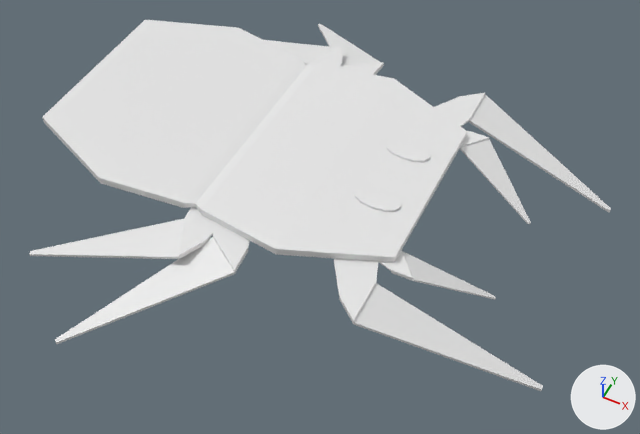
A saved change to the FBX model fr-artists/asset/models/Origami Models/spider_origami.fbx.
One viewpoint serves both versions: a camera (50 mm lens) standing at (0.768, 0.167, 0.776) and looking at (0.46, 0.783, 0.007). The axes (+X, +Y, +Z) are drawn at lower right. The lights are the same throughout. The older version comes first. Where no turn or scale is listed for an object, it has been applied to the vertices.
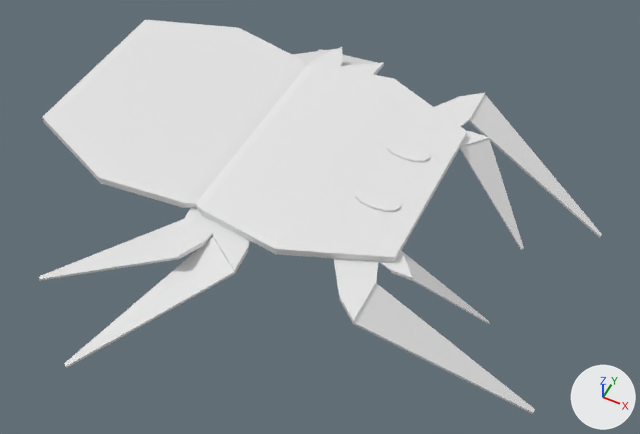
The newer file is also turned or shifted as a whole; pictures and numbers use the older file's frame.

Changed parts and their boxes (x1, y1, x2, y2) in the pictures (640 x 434 px; the box of a moved part takes in the faces that stretch with it):
'Box002', reshaped (6% taller): before (29, 20, 611, 391); after (39, 20, 602, 414)
part 1 of me_mesh, moved or reshaped: before (354, 94, 611, 391); after (354, 95, 602, 414)
part 2 of me_mesh, moved or reshaped: before (318, 24, 381, 66); after (318, 49, 377, 66)
part 3 of me_mesh, moved or reshaped: before (264, 40, 338, 65); after (292, 49, 336, 65)
part 4 of me_mesh, moved or reshaped: before (55, 237, 235, 344); after (64, 237, 235, 368)
part 5 of me_mesh, moved or reshaped: before (29, 218, 185, 259); after (39, 219, 185, 281)

The change in detail:
me_mesh is used by ob_box002; location (0.5083, 0.8079, 0.0775).
Before the commit, vertices of me_mesh: 69 (-0.212, 0.304, -0.067) at pixel (320, 24), 70 (-0.215, 0.302, -0.067) at pixel (317, 24), 71 (-0.215, 0.302, -0.07) at pixel (317, 26), 72 (-0.212, 0.304, -0.07).
Before the commit, vertices of me_mesh: 85 (-0.313, 0.222, -0.068), 86 (-0.315, 0.218, -0.068), 87 (-0.315, 0.218, -0.071), 88 (-0.313, 0.222, -0.071).
Before the commit, vertices of me_mesh: 182 (-0.212, -0.304, -0.067) at pixel (56, 342), 183 (-0.212, -0.304, -0.07) at pixel (56, 344), 184 (-0.215, -0.302, -0.07) at pixel (55, 341), 185 (-0.215, -0.302, -0.067) at pixel (54, 339).
Before the commit, vertices of me_mesh: 198 (-0.313, -0.222, -0.068) at pixel (29, 254), 199 (-0.313, -0.222, -0.071) at pixel (29, 256), 200 (-0.315, -0.218, -0.071) at pixel (30, 252), 201 (-0.315, -0.218, -0.068) at pixel (30, 251).
me_mesh had 228 vertices, 260 faces and spanned x -0.362..0.25, y -0.304..0.304, z -0.071..0.021.
me_mesh now has 228 vertices, 260 faces and spans x -0.362..0.25, y -0.304..0.304, z -0.117..0.021.
me_mesh part 1: all 16 vertices in x 0.173..0.25, y -0.135..0.135, z -0.07..-0.053 are moved by (0.0, 0.0, -0.045).
Part 2, on me_mesh:
Vertices 69 to 72 of me_mesh move by (0.0, 0.0, -0.045).
Part 3, on me_mesh:
Vertices 85 to 88 of me_mesh move by (0.0, 0.0, -0.045).
Part 4, on me_mesh:
Vertices 182 to 185 of me_mesh move by (0.0, 0.0, -0.045).
Part 5, on me_mesh:
Vertices 198 to 201 of me_mesh move by (0.0, 0.0, -0.045).
